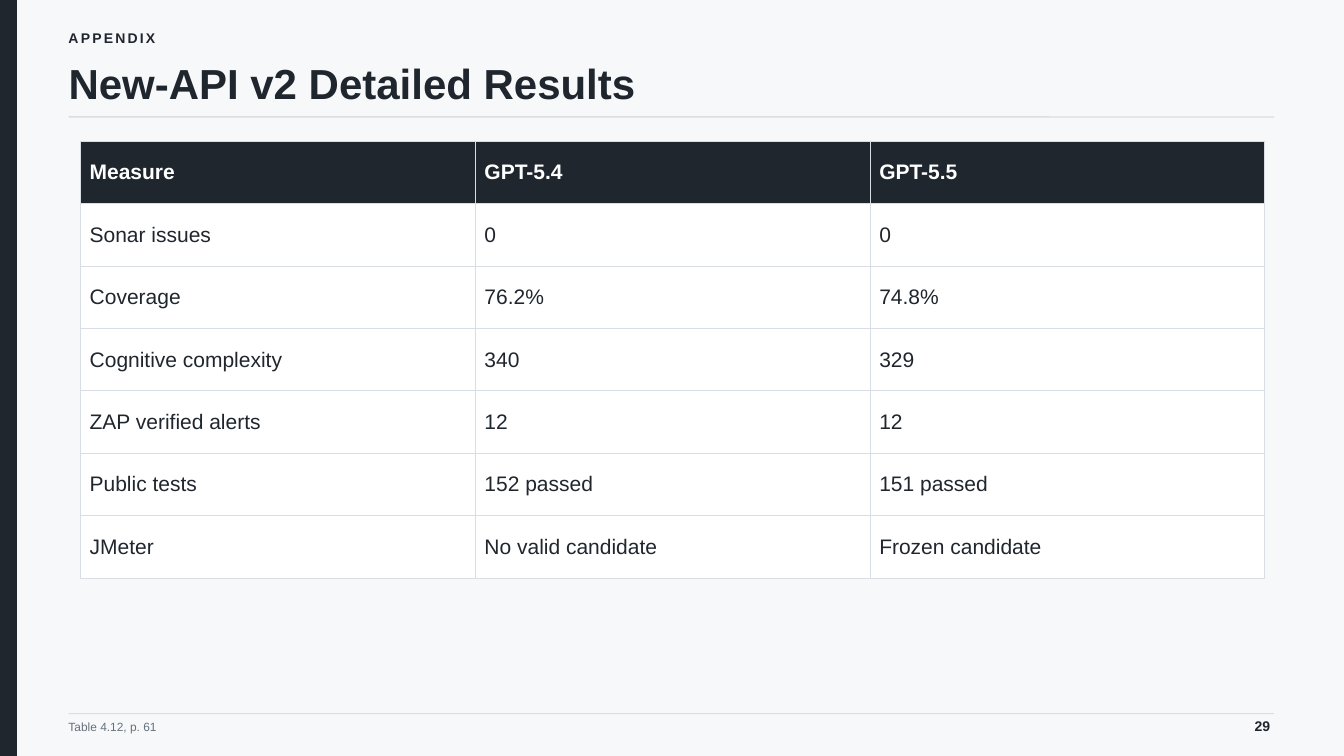
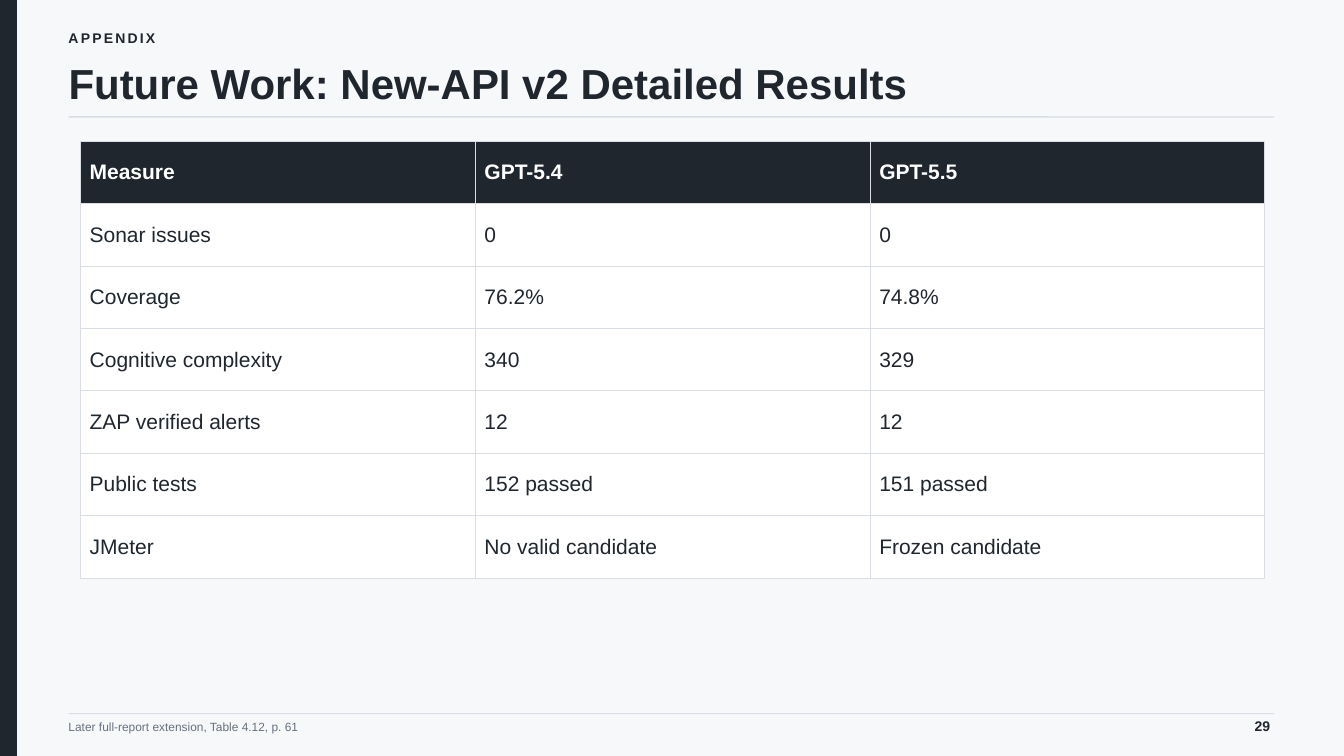
Before and after one commit to minatozaki98/financial-accounting, a slide deck: slide 29 of Document/outputs/final-defense/G6519692_Zaw_Ye_Htut_Ko_Final_Thesis_Defense.pptx. Drawn at 1344x756 pixels with LibreOffice and Linux fonts; fonts in the diff are those of the drawing. Boxes give left, top, right and bottom in pixels: in the first picture for what was removed or moved away, otherwise in the second. Text is boxed around its words. In the diff, an @@ line names an element or a change of style, - is before the commit and + after.

Commit message:
fix: frame GPT-5.5 results as future work

```diff
--- a/Document/outputs/final-defense/G6519692_Zaw_Ye_Htut_Ko_Final_Thesis_Defense.pptx
+++ b/Document/outputs/final-defense/G6519692_Zaw_Ye_Htut_Ko_Final_Thesis_Defense.pptx
@@ text at (x1=69, y1=68, x2=907, y2=100): text changed @@
-New-API v2 Detailed Results
+Future Work: New-API v2 Detailed Results
@@ text at (x1=68, y1=722, x2=298, y2=734): text changed @@
-Table 4.12, p. 61
+Later full-report extension, Table 4.12, p. 61
```
Also in this commit, not shown: 8 other slides changed, 10 other files.
